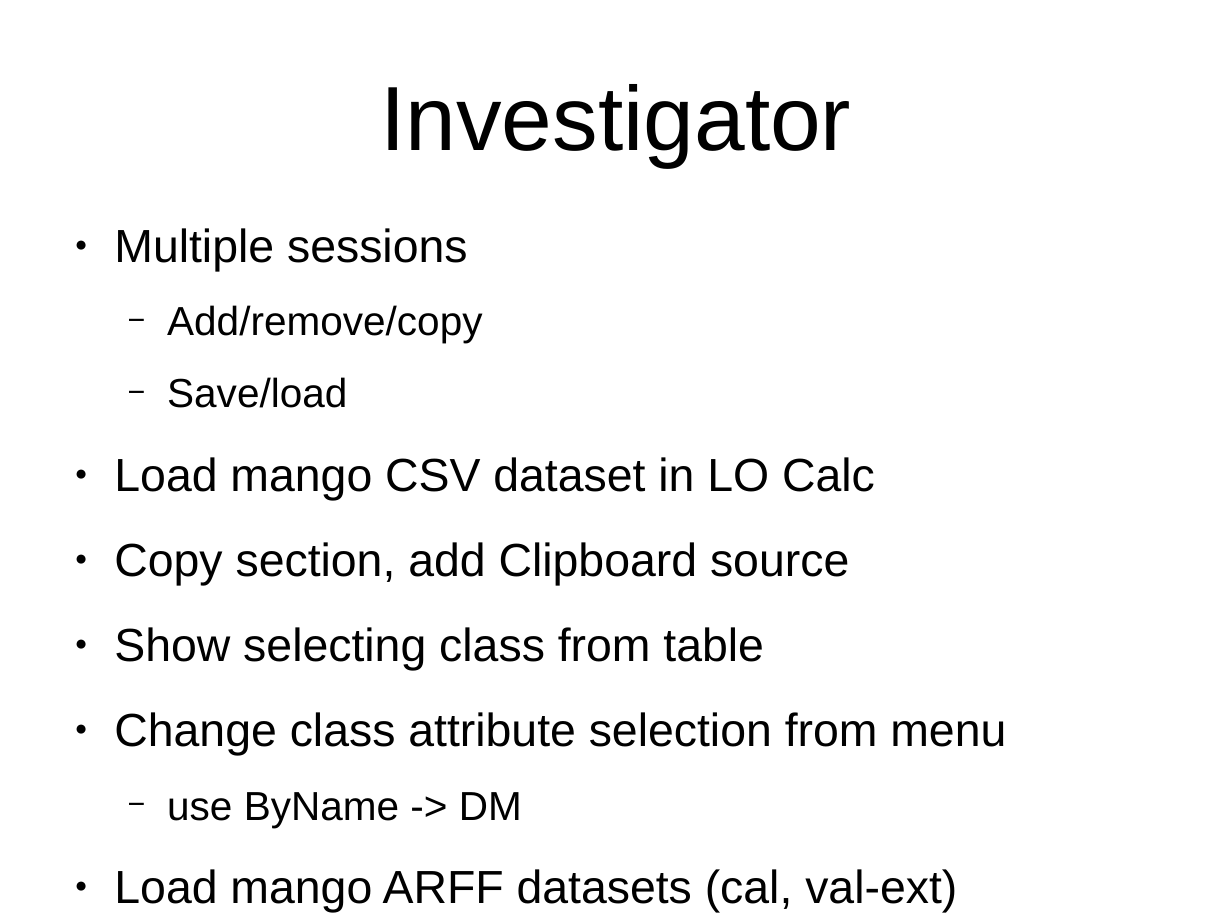
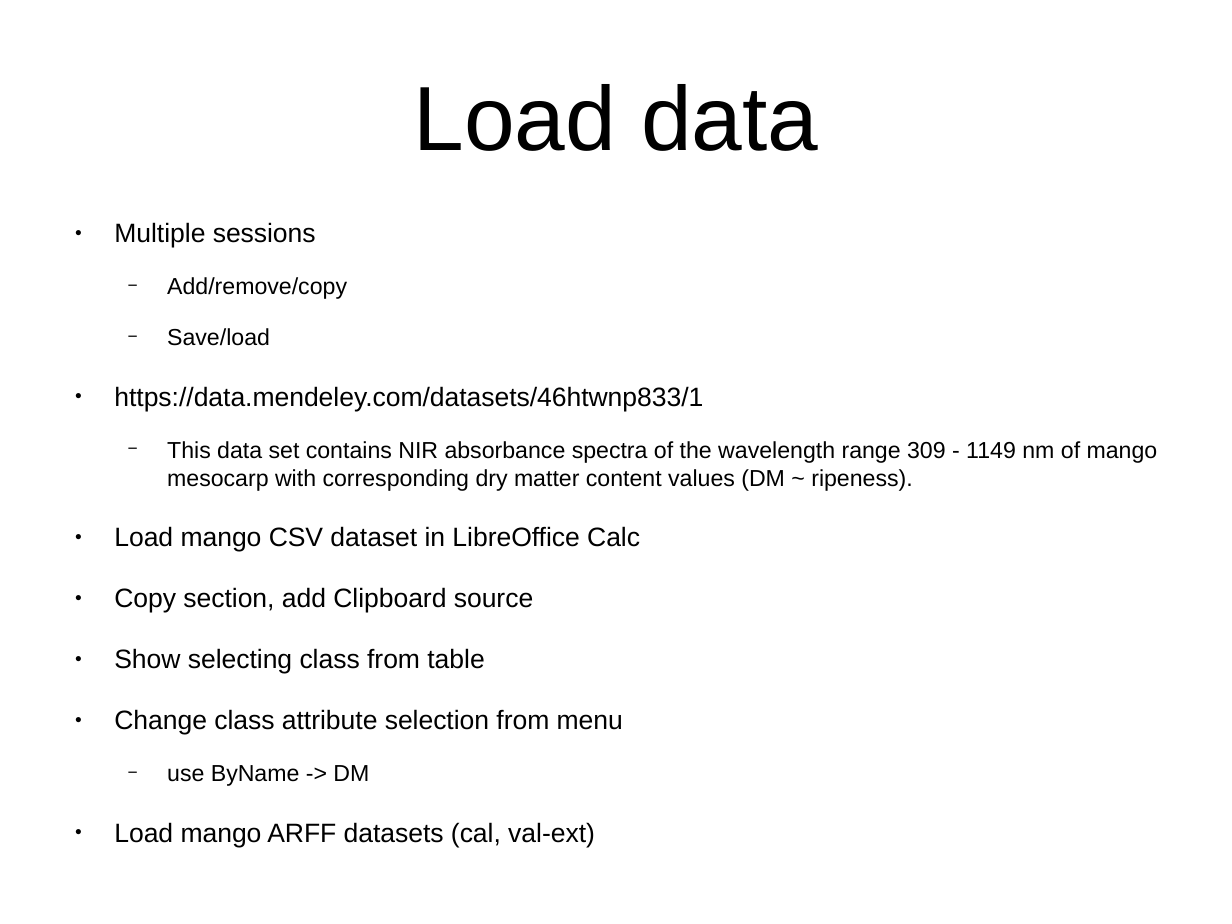
Before and after one commit to fracpete/weka-user-conference-2021, a slide deck: slide 2 of adams/adams_notes.odp (slide 1 before the commit). Drawn at 1232x924 pixels with LibreOffice and Linux fonts; fonts in the diff are those of the drawing. Boxes give left, top, right and bottom in pixels: in the first picture for what was removed or moved away, otherwise in the second. Text is boxed around its words. In the diff, an @@ line names an element or a change of style, - is before the commit and + after.

```diff
--- a/adams/adams_notes.odp
+++ b/adams/adams_notes.odp
@@ title at bbox=[413, 84, 818, 151]: text changed @@
-Investigator
+Load data
@@ text at bbox=[114, 222, 623, 847]: size 29.9 to 17.1 pt in "Multiple sessions", "Copy section, add Clipboard source", "Show selecting class from table", "Change class attribute selection from menu" and 1 more places; size 26.1 to 14.9 pt in "Add/remove/copy", "Save/load", "use ByName -> DM" @@
@@ text at bbox=[114, 386, 1158, 551]: text changed; size 29.9 to 14.9 pt @@
-● Load mango CSV dataset in LO Calc
+● https://data.mendeley.com/datasets/46htwnp833/1
+  − This data set contains NIR absorbance spectra of the wavelength range 309 - 1149 nm of mango mesocarp with corresponding dry matter content values (DM ~ ripeness).
+● Load mango CSV dataset in LibreOffice Calc
```
Also in this commit, not shown: 6 slides added, 5 other files.
